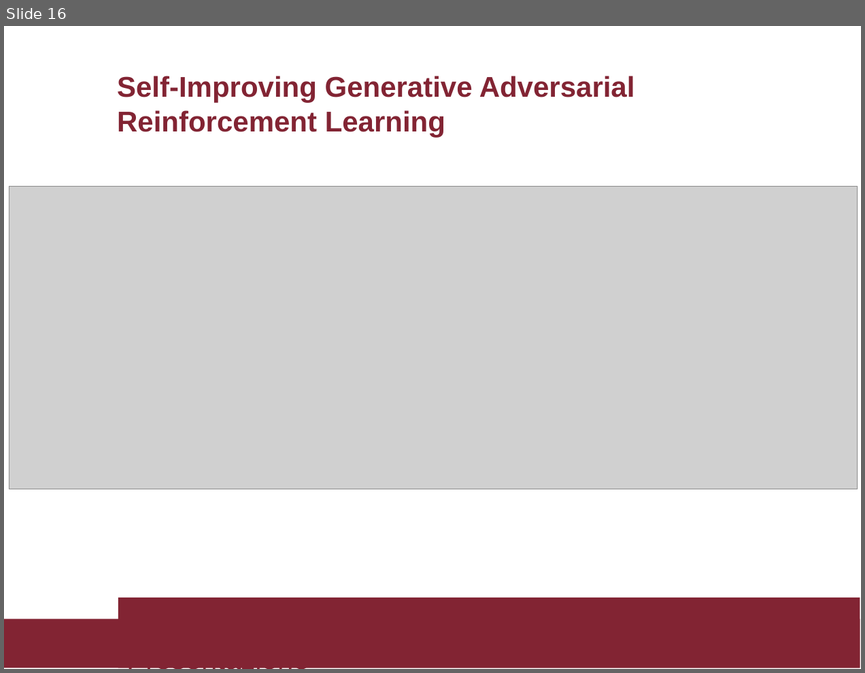
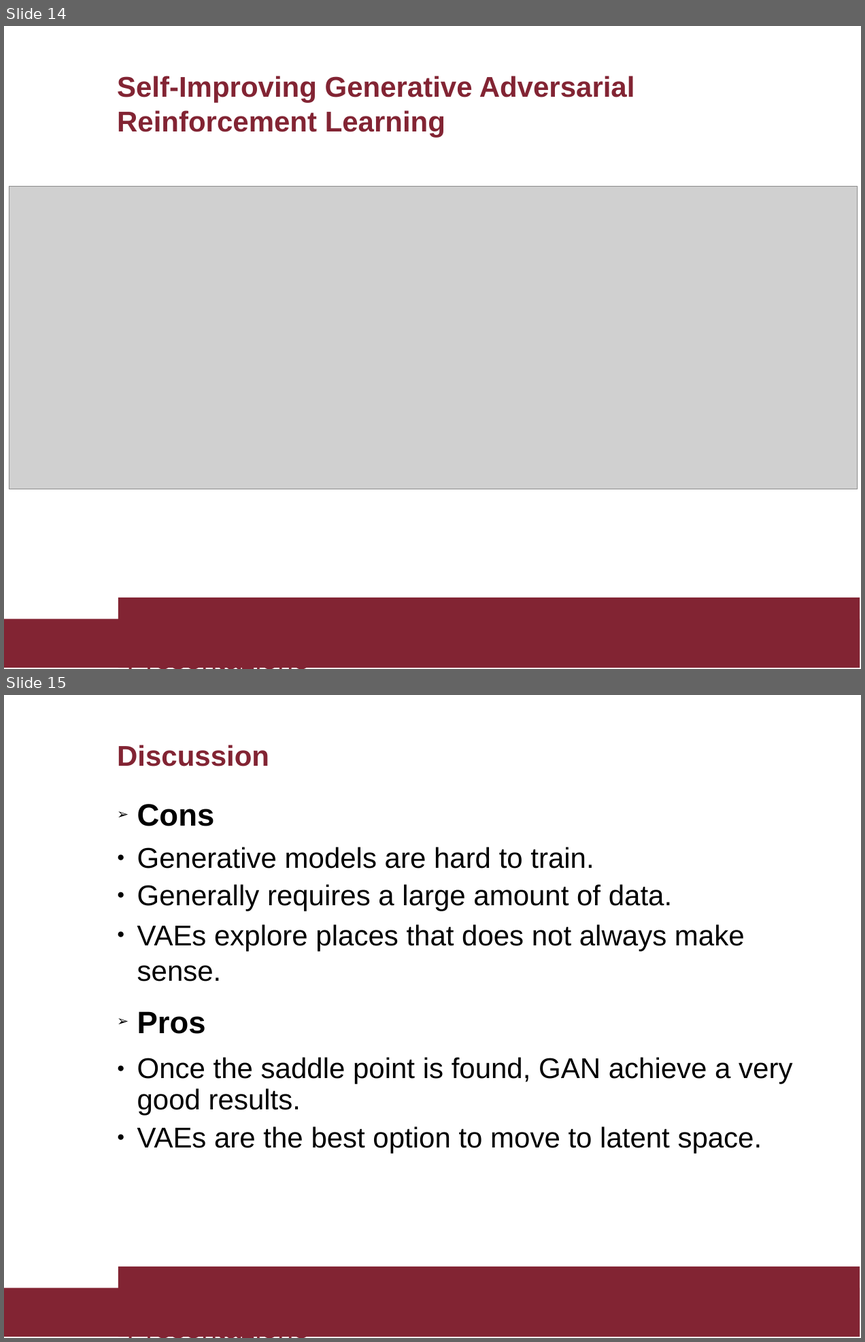
Before and after one commit to milad88/Generative_models_thesis, a slide deck: Milad_kiwan_presentation.ppt. Shown one above the other, each under a label of ours: slide 16 before the commit, slides 14 and 15 after it. The pictures are 865x673 and 865x1342 pixels, drawn with LibreOffice and Linux fonts; fonts in the diff are those of the drawing; grey boxes stand for pictures. Boxes give left, top, right and bottom in pixels: in the first picture for what was removed or moved away, otherwise in the second. Text is boxed around its words. In the diff, an @@ line names an element or a change of style, - is before the commit and + after.

```diff
--- a/Milad_kiwan_presentation.ppt
+++ b/Milad_kiwan_presentation.ppt
@@ slide 15 added at [4,695,861,1338], background #FFFFFF; not listed: 2 template elements that a slide beside it also shows @@
@@ title added at [117,745,269,766], 24 pt, text #822433, bold @@
+Discussion
@@ text added at [137,804,792,1153], 24 pt, text #000000 @@
+➢ Cons
+● Generative models are hard to train.
+● Generally requires a large amount of data.
+● VAEs explore places that does not always make sense.
+➢ Pros
+● Once the saddle point is found, GAN achieve a very good results.
+● VAEs are the best option to move to latent space.
@@ text added at [118,1271,388,1312], 24 pt, text #822433 @@
+Titolo Presentazione
@@ what was slide 16 is now slide 14 @@
```
Also in this commit, not shown: 8 slides changed, 2 slides removed, 8 other files.
